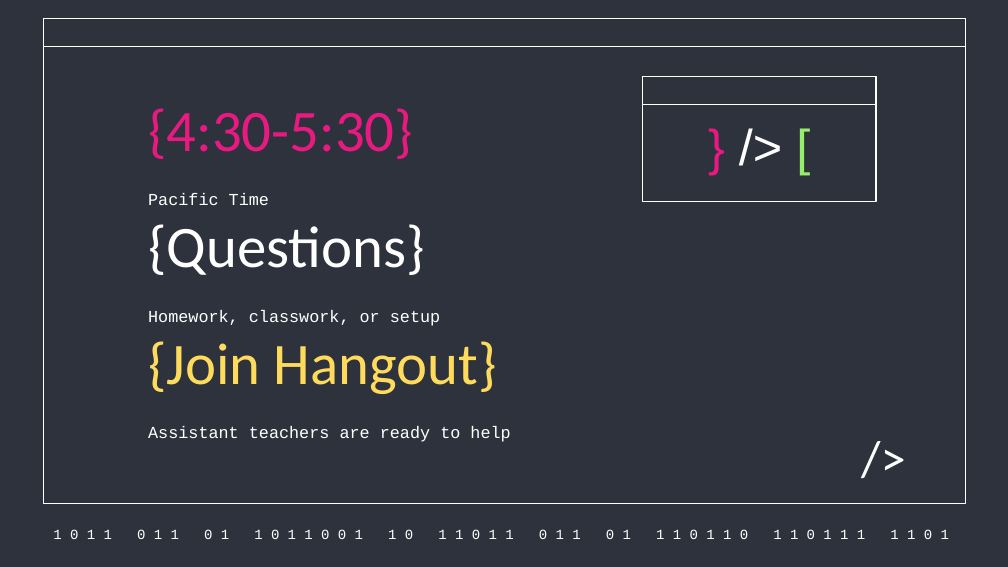
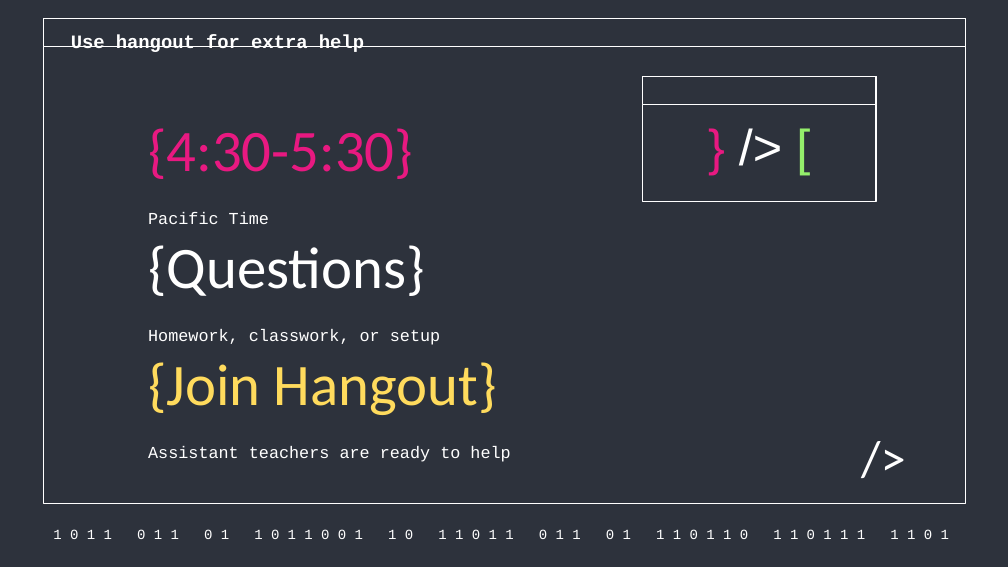
Before and after one commit to aghimir3/KidsComputerScience, a slide deck: slide 12 of 2026-07-11_Intro_to_Computer_Science_Programming/2026-07-11_Intro_to_Computer_Science_Programming.pptx. Drawn at 1008x567 pixels with LibreOffice and Linux fonts; fonts in the diff are those of the drawing. Boxes give left, top, right and bottom in pixels: in the first picture for what was removed or moved away, otherwise in the second. Text is boxed around its words. In the diff, an @@ line names an element or a change of style, - is before the commit and + after.

```diff
--- a/2026-07-11_Intro_to_Computer_Science_Programming/2026-07-11_Intro_to_Computer_Science_Programming.pptx
+++ b/2026-07-11_Intro_to_Computer_Science_Programming/2026-07-11_Intro_to_Computer_Science_Programming.pptx
@@ text added at box(71, 34, 364, 52), 13.5 pt, text #FFFFFF, bold @@
+Use hangout for extra help
@@ title "{4:30-5:30}": place and size @@
-title "{4:30-5:30}" at box(148, 108, 413, 159)
+title "{4:30-5:30}" at box(148, 128, 413, 179)
@@ title "{Questions}": place and size @@
-title "{Questions}" at box(148, 224, 425, 275)
+title "{Questions}" at box(148, 245, 425, 296)
@@ title "{Join Hangout}": place and size @@
-title "{Join Hangout}" at box(148, 341, 497, 394)
+title "{Join Hangout}" at box(148, 362, 497, 415)
@@ 3 subtitles: place and size @@
-3 subtitles at box(148, 193, 510, 442)
+3 subtitles at box(148, 212, 510, 462)
```
Also in this commit, not shown: 15 other slides changed, 1 other file.
